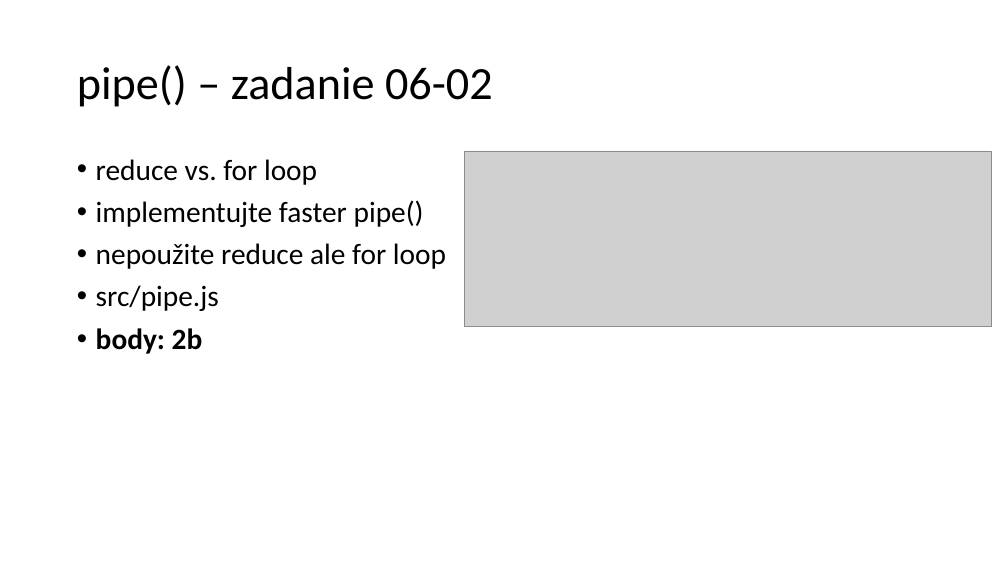
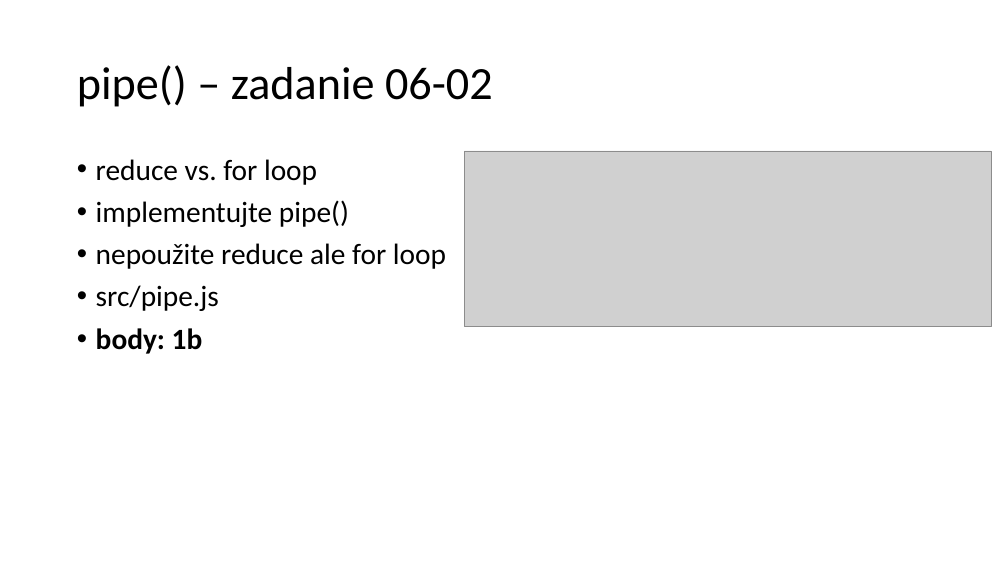
Before and after one commit to yimejky/wawjs, a slide deck: slide 6 of 06-cvicenie/06-cvicenie.pptx (slide 5 before the commit). Drawn at 1008x567 pixels with LibreOffice and Linux fonts; fonts in the diff are those of the drawing; grey boxes stand for pictures. Boxes give left, top, right and bottom in pixels: in the first picture for what was removed or moved away, otherwise in the second. Text is boxed around its words. In the diff, an @@ line names an element or a change of style, - is before the commit and + after.

```diff
--- a/06-cvicenie/06-cvicenie.pptx
+++ b/06-cvicenie/06-cvicenie.pptx
@@ text at (96,200,349,227): text changed @@
-• implementujte faster pipe()
+• implementujte pipe()
@@ text at (96,328,203,354): text changed @@
-• body: 2b
+• body: 1b
```
Also in this commit, not shown: 1 other slide changed, 3 slides added, 5 other files.
